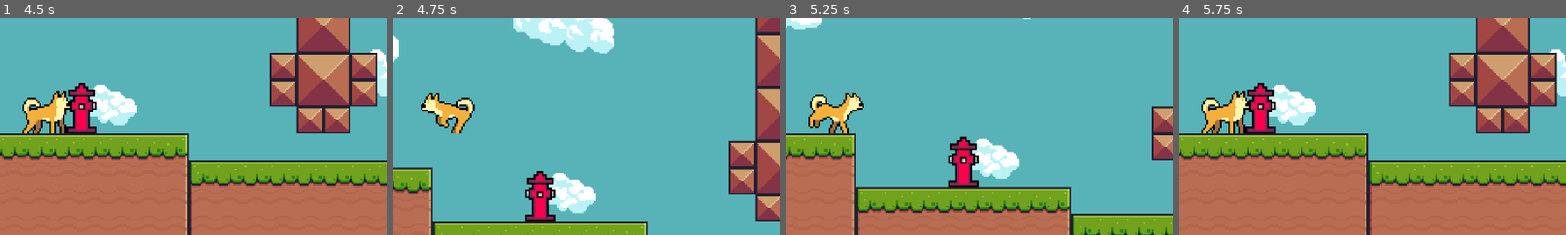
Above: before the commit, frames 1-4 (left to right).
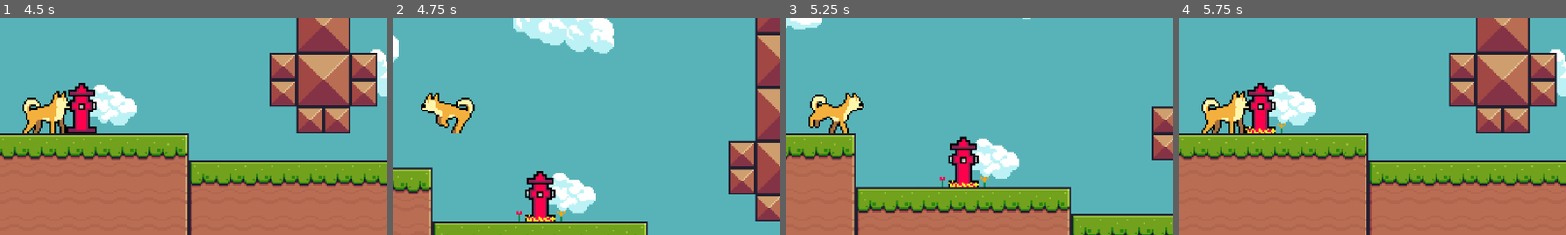
Above: after the commit, the same moments.

Repository: JeffSabol/Paper-Dog-Dash
Game: Godot game, scene res://Levels/level_1.tscn
Same seed, same stepped clock (60 frames per second), same inputs: the game is played once before the commit and once after it.
Inputs:
- Up to frame 1 (4.5 s): tap Enter (ui_accept) at 0.5, 0.77, 1.52, 2.75, 3.02, 3.5, 3.77 s; hold Right (ui_right) 0.53-2.03 s; hold Left (ui_left) 2.03-2.78 s; hold Right (ui_right) 2.78-4.28 s; hold Left (ui_left) from 4.28 s (still down)
- Up to frame 2 (4.75 s): keep holding Left (ui_left); tap Enter (ui_accept) at 4.52 s
- Up to frame 3 (5.25 s): release Left (ui_left) at 5.03 s; hold Right (ui_right) from 5.03 s (still down)
- Up to frame 4 (5.75 s): keep holding Right (ui_right)
The pictures show only the part of the screen within x 43-93%, y 33-83%; the shares and areas given below are measured in that part.

Frame 1 is identical in both runs. In frame 2, 0.2% of the frame differs, in the area x 31-45%, y 88-94%; in frame 3, 0.2%, in the area x 39-53%, y 73-79%; in frame 4, 0.2%.

Commit message:
Updated the FireHydrant to change to the peed on version

Diff:
--- a/FireHydrant.gd
+++ b/FireHydrant.gd
@@ -1,5 +1,14 @@
 extends Area2D
+
+@onready var sprite = $Sprite2D
+
+var new_sprite_texture = preload("res://Assets/Environment/FireHydrantUsed.png")
 
 func _on_body_entered(body):
 	if body is Player:
 		body.pee()
+		change_sprite_after_seconds(3)
+
+func change_sprite_after_seconds(seconds):
+	await get_tree().create_timer(seconds).timeout
+	sprite.texture = new_sprite_texture
Binary file changed: Assets/Environment/FireHydrantUsed.png
